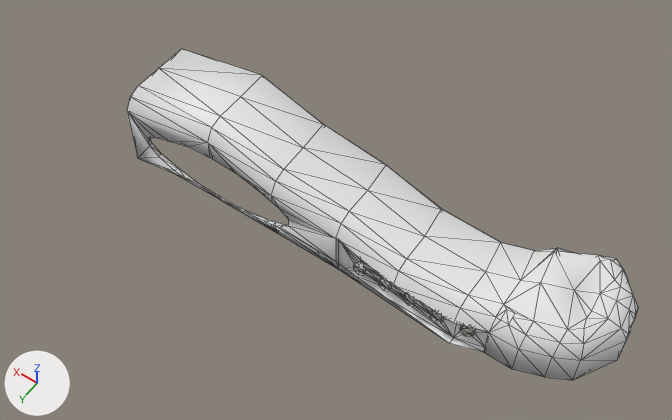
The FBX model Assets/Salle3/Objets + Textures/Environnement/ENVSalle3.fbx: old version first, new version second.
Camera for both pictures: a 50 mm camera at (-19.0, 32.3, 48.6) aimed at (2.4, 2.4, 1.6). The axes (+X, +Y, +Z) are drawn at lower left. The lights are the same throughout. Mesh edges are drawn as thin lines.

The first picture shows 'sol.005'.
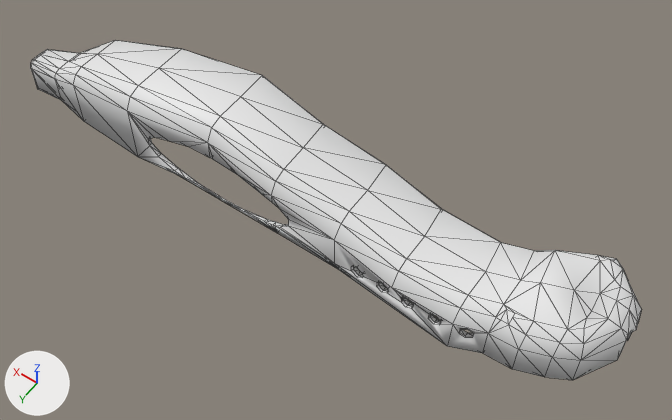
Pixel boxes [x1, y1, x2, y2] of what changed, in the pictures (672 x 420 px):
'sol.005', reshaped (20% wider)
    before: [127, 49, 638, 380]
    after: [31, 40, 642, 380]
part 1 of me_cube_013, built on
    both: [272, 196, 600, 369]
part 2 of me_cube_013, built on
    before: [619, 289, 638, 356]
    after: [619, 281, 642, 356]
part 3 of me_cube_013, built on
    before: [127, 112, 217, 198]
    after: [31, 40, 217, 198]

The change in detail:
me_cube_013 is used by ob_sol_005; location (0.0, 0.0, 0.0).
me_cube_013 had 300 vertices, 561 faces and spanned x -16.8..17.3, y -3.6..5.7, z 0.0..7.3.
me_cube_013 now has 368 vertices, 677 faces and spans x -17.0..27.5, y -3.6..6.0, z 0.1..7.3.
Part 1, on me_cube_013:
1 vertex is removed from x -8.3, y 5.7, z 2.5.
5 faces are deleted.
5 vertices in x -10.2..0.2, y 5.0..5.6, z 0.2..3.7 move by (0.0, 0.1, 0.0).
3 vertices in x -9.8..-1.9, y -1.2..5.5, z 1.7..2.9 move by (-0.1, 0.0, 0.0).
3 vertices move from x -10.9..-8.3, y -1.4..5.7, z 0.2..4.1 to x -10.9..-8.3, y -1.4..6.0, z 0.2..4.1.
33 vertices are added at x -9.5..-1.1, y 5.4..5.8, z 1.4..2.5.
44 new faces join them.
Part 2, on me_cube_013:
3 vertices are removed from x -16.8..-16.6, y -0.6..0.3, z 0.2..2.5.
7 faces are deleted.
7 vertices move from x -16.6..-16.1, y -1.5..-0.4, z 0.2..2.5 to x -17.0..-16.1, y -1.5..0.1, z 0.2..2.6.
3 vertices are added at (-16.8, 0.3, 2.3), (-16.8, -0.6, 0.2), (-16.8, -0.6, 2.5).
19 new faces join them.
Part 3, on me_cube_013:
10 faces are deleted.
2 vertices move from x 16.9, y 5.3..5.6, z 0.0 to x 16.9, y 5.3..5.6, z 0.2.
36 vertices are added at x 22.3..27.5, y 0.5..5.3, z 0.2..4.7.
75 new faces join them.
